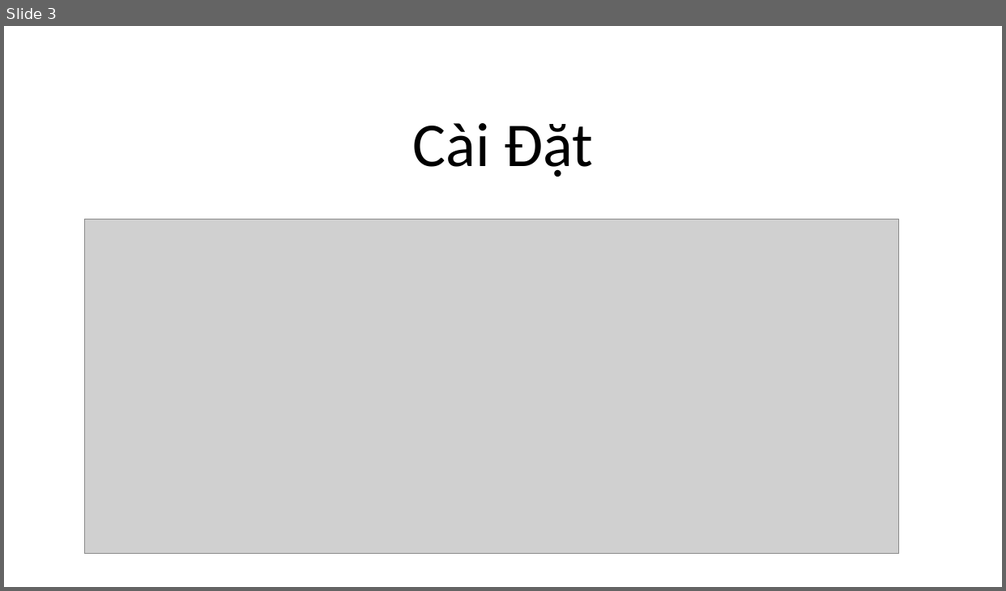
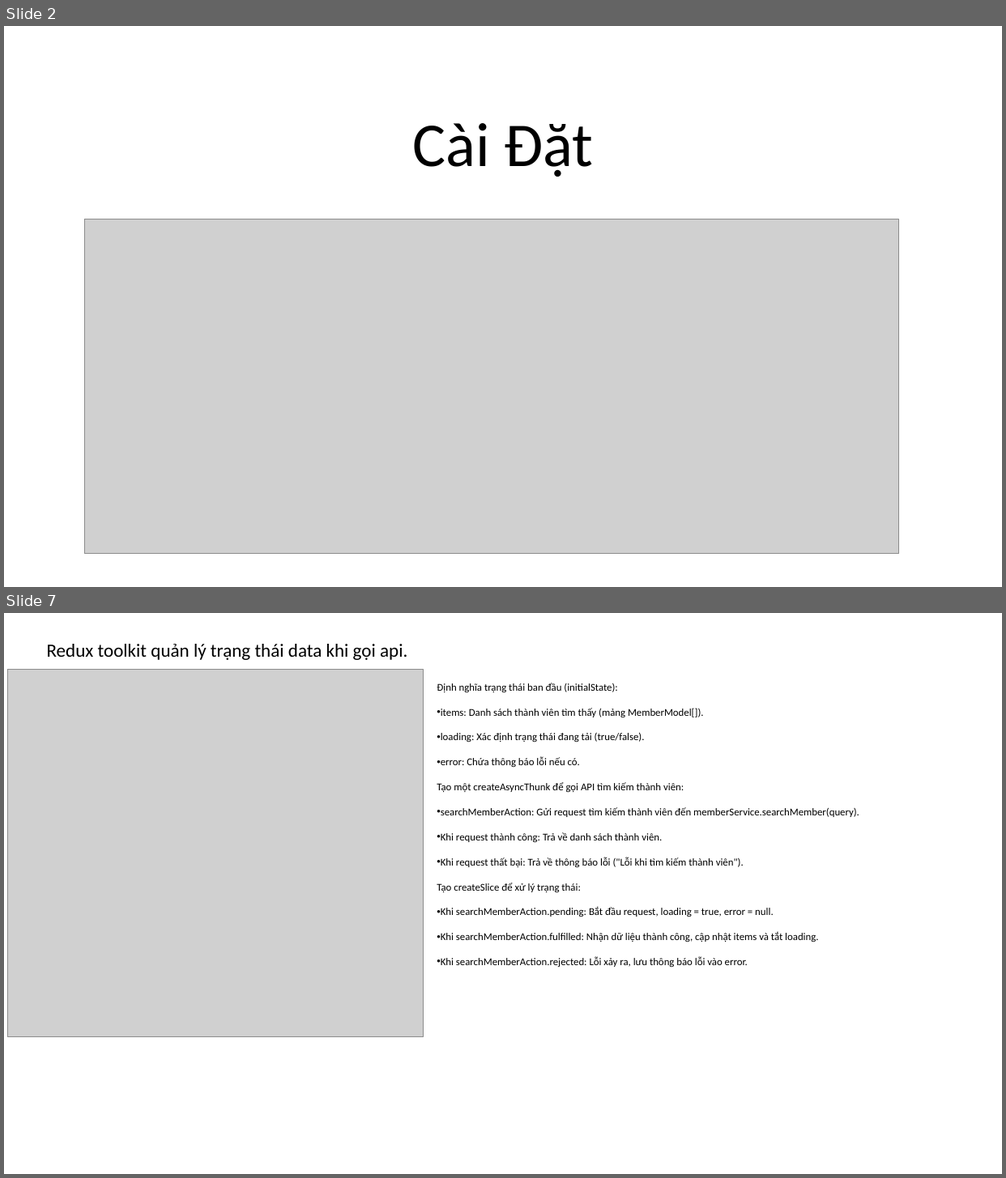
Before and after one commit to petertranhoanglinh/myoffice_demo, a slide deck: dos/React.pptx. Shown one above the other, each under a label of ours: slide 3 before the commit, slides 2 and 7 after it; the slides between them are not shown. The pictures are 1006x591 and 1006x1178 pixels, drawn with LibreOffice and Linux fonts; fonts in the diff are those of the drawing; grey boxes stand for pictures. Boxes give left, top, right and bottom in pixels: in the first picture for what was removed or moved away, otherwise in the second. Text is boxed around its words. In the diff, an @@ line names an element or a change of style, - is before the commit and + after.

```diff
--- a/dos/React.pptx
+++ b/dos/React.pptx
@@ slide 7 added at (4, 613, 1002, 1174), background #FFFFFF @@
@@ title added at (47, 644, 407, 660), 18 pt, text #000000 @@
+Redux toolkit quản lý trạng thái data khi gọi api.
@@ picture added at (8, 669, 424, 1037) @@
@@ text added at (437, 683, 859, 968), 10 pt, text #000000 @@
+Định nghĩa trạng thái ban đầu (initialState):
+• items: Danh sách thành viên tìm thấy (mảng MemberModel[]).
+• loading: Xác định trạng thái đang tải (true/false).
+• error: Chứa thông báo lỗi nếu có.
+Tạo một createAsyncThunk để gọi API tìm kiếm thành viên:
+• searchMemberAction: Gửi request tìm kiếm thành viên đến memberService.searchMember(query).
+• Khi request thành công: Trả về danh sách thành viên.
+• Khi request thất bại: Trả về thông báo lỗi ("Lỗi khi tìm kiếm thành viên").
+Tạo createSlice để xử lý trạng thái:
+• Khi searchMemberAction.pending: Bắt đầu request, loading = true, error = null.
+• Khi searchMemberAction.fulfilled: Nhận dữ liệu thành công, cập nhật items và tắt loading.
+• Khi searchMemberAction.rejected: Lỗi xảy ra, lưu thông báo lỗi vào error.
@@ what was slide 3 is now slide 2 @@
```
Also in this commit, not shown: 1 slide changed, 7 other slides added, 14 slides removed, 5 other files.
